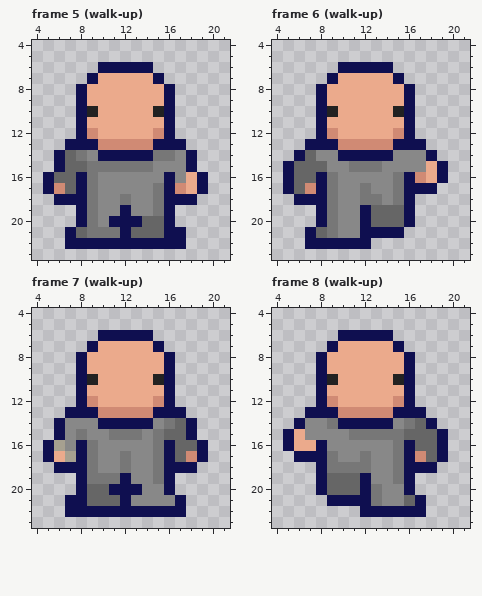
A pixel-art file gets an edit: assets/player.aseprite. The picture above is the old version.
24x24 pixels, 12 frames. Shown: frame 5 (walk-up): x 4..21, y 4..23; frame 6 (walk-up): x 4..21, y 4..23; frame 7 (walk-up): x 4..21, y 4..23; frame 8 (walk-up): x 4..21, y 4..23. The commit also changed other frames, which this record leaves out.
The result:
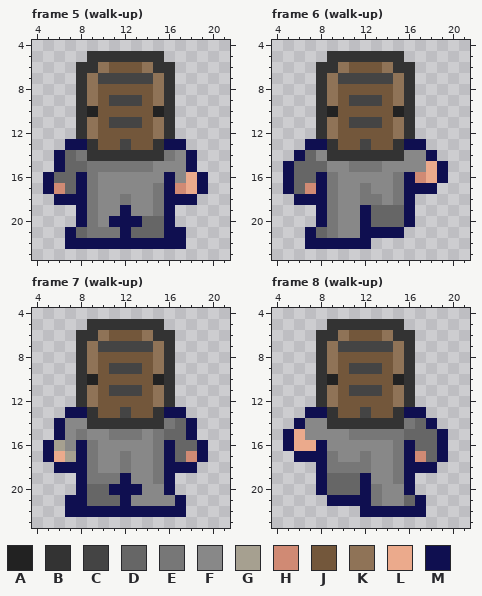
Palette (. is transparent): A #222222  B #333333  C #444444  D #666666  E #777777  F #888888  G #a6a090  H #d08a74  J #73573b  K #8f7357  L #ebaa8c  M #0f0f50
Change:
layer "helmet" now shown
Frame 5 (walk-up), layer "helmet":
The edit adds colour B in row 5 at x 9 to 15; in row 6 at x 8 to 9 and 15 to 16; in row 7 at x 8 and 16.
Colour E gives way to colour B in row 14 at x 15.
Colour F gives way to colour B in row 14 at x 9.
Colour M gives way to colour B in rows 8 to 12 at x 8 and 16; in row 13 at x 9 and 15; in row 14 at x 10 to 14.
Colour H gives way to colour C in row 13 at x 12.
Colour L gives way to colour C in row 7 at x 10 to 14; in row 9 at x 11 to 13; in row 11 at x 11 to 13.
Colour H gives way to colour J in row 13 at x 10 to 11 and 13 to 14.
Colour L gives way to colour J in row 8 at x 10 to 14; in row 9 at x 10 and 14; in row 10 at x 10 to 14; in row 11 at x 10 and 14; in row 12 at x 10 to 14.
Colour M gives way to colour J in row 6 at x 11 to 13.
Colour H gives way to colour K in row 12 at x 9 and 15.
Colour L gives way to colour K in rows 8 to 9 at x 9 and 15; in row 11 at x 9 and 15.
Colour M gives way to colour K in row 6 at x 10 and 14; in row 7 at x 9 and 15.
Frame 6 (walk-up), layer "helmet":
The edit adds colour B in row 5 at x 9 to 15; in row 6 at x 8 to 9 and 15 to 16; in row 7 at x 8 and 16.
Colour F gives way to colour B in row 14 at x 9 and 15.
Colour M gives way to colour B in rows 8 to 12 at x 8 and 16; in row 13 at x 9 and 15; in row 14 at x 10 to 14.
Colour H gives way to colour C in row 13 at x 12.
Colour L gives way to colour C in row 7 at x 10 to 14; in row 9 at x 11 to 13; in row 11 at x 11 to 13.
Colour H gives way to colour J in row 13 at x 10 to 11 and 13 to 14.
Colour L gives way to colour J in row 8 at x 10 to 14; in row 9 at x 10 and 14; in row 10 at x 10 to 14; in row 11 at x 10 and 14; in row 12 at x 10 to 14.
Colour M gives way to colour J in row 6 at x 11 to 13.
Colour H gives way to colour K in row 12 at x 9 and 15.
Colour L gives way to colour K in rows 8 to 9 at x 9 and 15; in row 11 at x 9 and 15.
Colour M gives way to colour K in row 6 at x 10 and 14; in row 7 at x 9 and 15.
Frame 7 (walk-up), layer "helmet": the same change as frame 6 (walk-up)
Frame 8 (walk-up), layer "helmet":
The edit adds colour B in row 5 at x 9 to 15; in row 6 at x 8 to 9 and 15 to 16; in row 7 at x 8 and 16.
Colour E gives way to colour B in row 14 at x 9.
Colour F gives way to colour B in row 14 at x 15.
Colour M gives way to colour B in rows 8 to 12 at x 8 and 16; in row 13 at x 9 and 15; in row 14 at x 10 to 14.
Colour H gives way to colour C in row 13 at x 12.
Colour L gives way to colour C in row 7 at x 10 to 14; in row 9 at x 11 to 13; in row 11 at x 11 to 13.
Colour H gives way to colour J in row 13 at x 10 to 11 and 13 to 14.
Colour L gives way to colour J in row 8 at x 10 to 14; in row 9 at x 10 and 14; in row 10 at x 10 to 14; in row 11 at x 10 and 14; in row 12 at x 10 to 14.
Colour M gives way to colour J in row 6 at x 11 to 13.
Colour H gives way to colour K in row 12 at x 9 and 15.
Colour L gives way to colour K in rows 8 to 9 at x 9 and 15; in row 11 at x 9 and 15.
Colour M gives way to colour K in row 6 at x 10 and 14; in row 7 at x 9 and 15.
